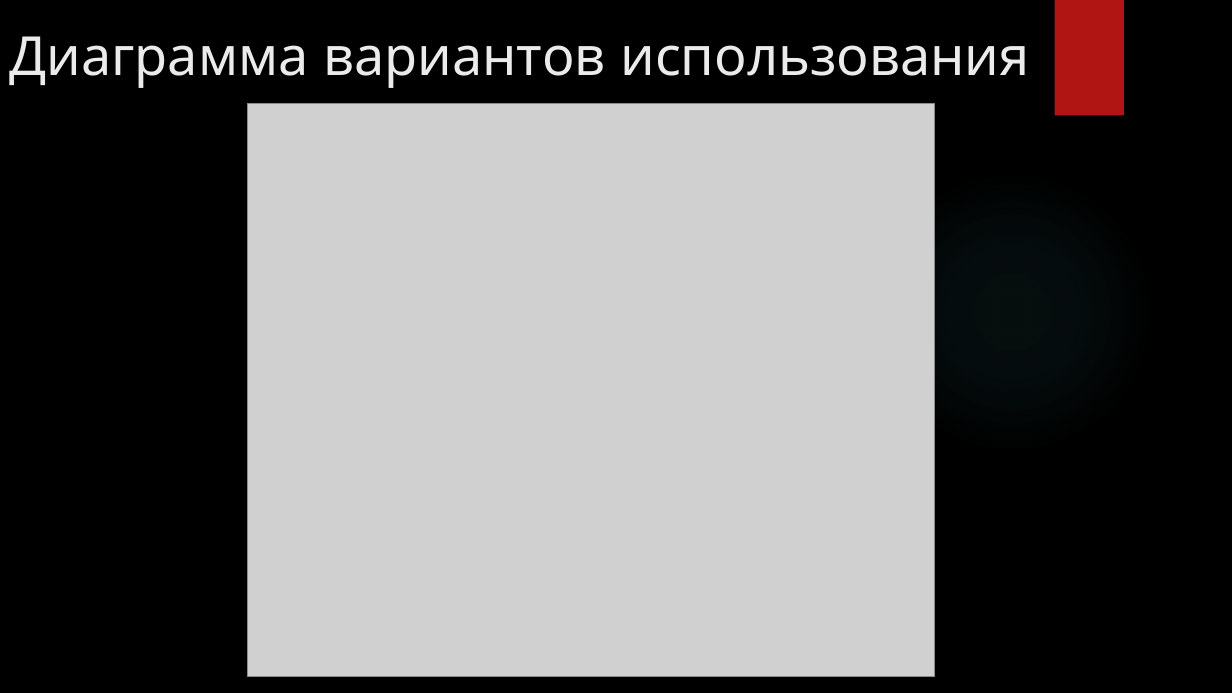
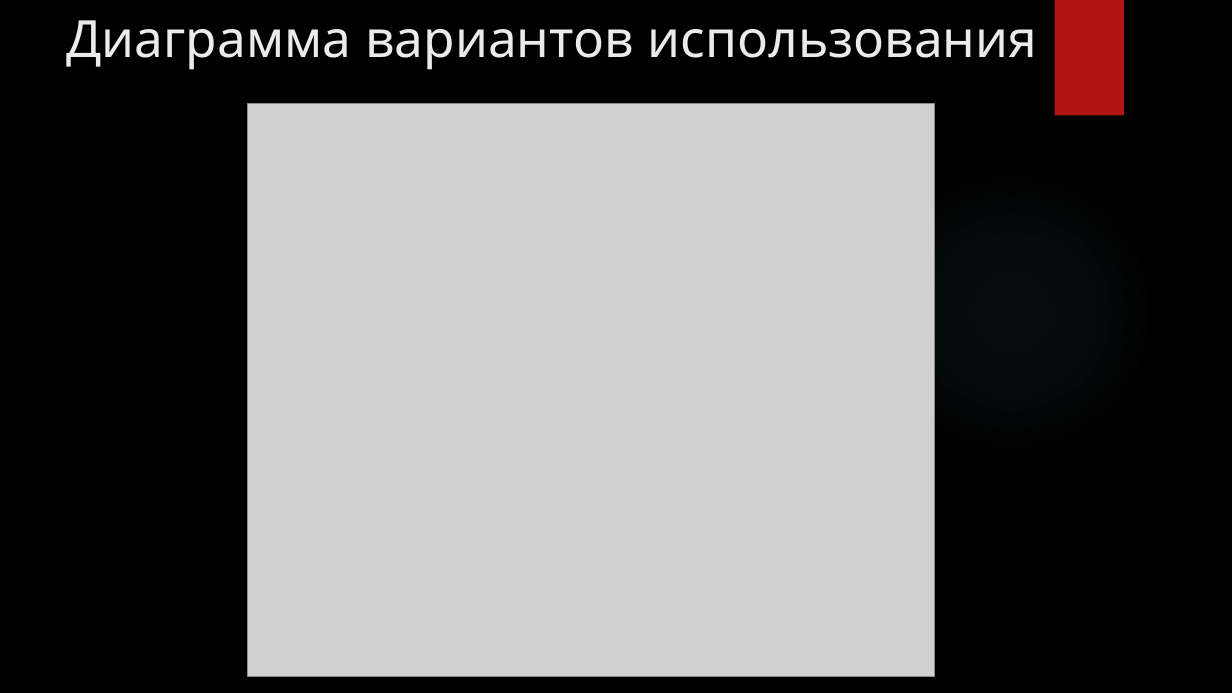
Before and after one commit to GENDOSMAL/Diplom, a slide deck: slide 6 of Documentation/Презентация к защите.pptx (slide 4 before the commit). Drawn at 1232x693 pixels with LibreOffice and Linux fonts; fonts in the diff are those of the drawing; grey boxes stand for pictures; background and template pictures are left out. Boxes give left, top, right and bottom in pixels: in the first picture for what was removed or moved away, otherwise in the second. Text is boxed around its words. In the diff, an @@ line names an element or a change of style, - is before the commit and + after.

```diff
--- a/Documentation/Презентация к защите.pptx
+++ b/Documentation/Презентация к защите.pptx
@@ title "Диаграмма вариантов использования": place and size @@
-title "Диаграмма вариантов использования" at (9,36,1029,88)
+title "Диаграмма вариантов использования" at (66,20,1037,70)
@@ title "Диаграмма вариантов использования" at (66,20,1037,70): size 42 to 40 pt; alignment left to centre @@
```
Also in this commit, not shown: 8 other slides changed, 5 slides added, 2 slides removed, 19 other files.
